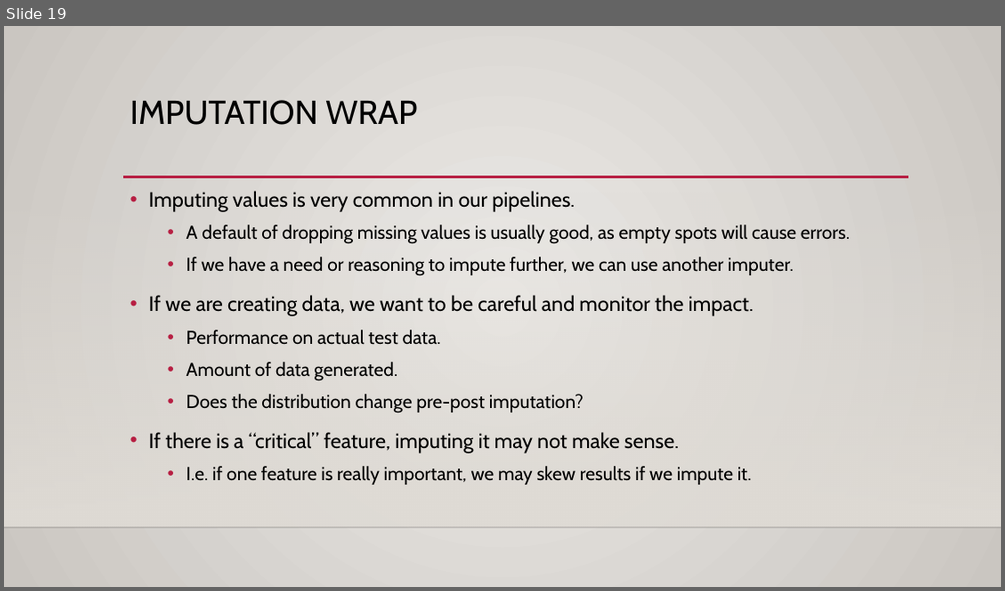
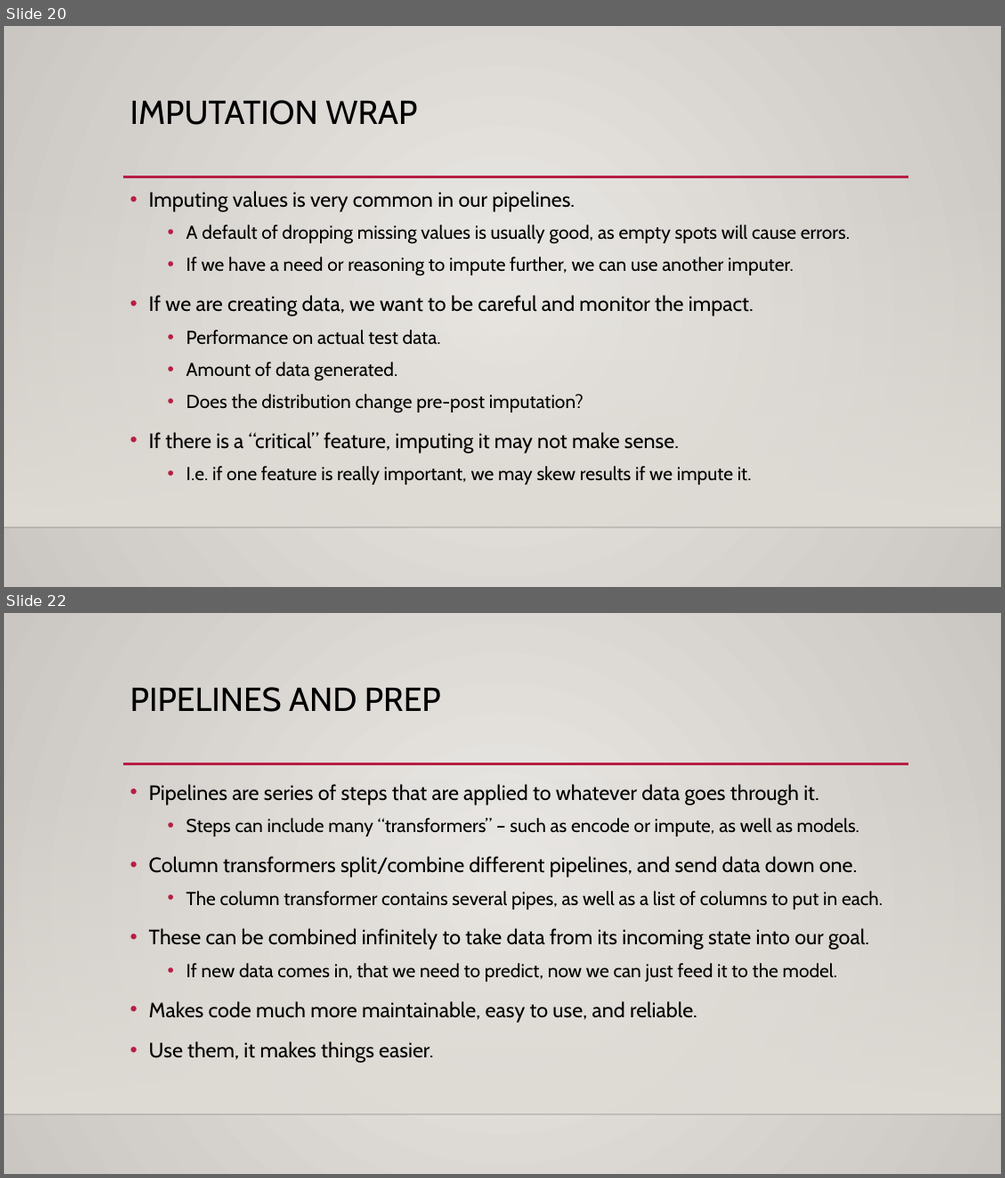
Before and after one commit to AkeemSemper/ML_for_Non_DS_Students, a slide deck: course_resources/slides/Used/014_pipelines.pptx. Shown one above the other, each under a label of ours: slide 19 before the commit, slides 20 and 22 after it; the slides between them are not shown. The pictures are 1005x591 and 1005x1178 pixels, drawn with LibreOffice and Linux fonts; fonts in the diff are those of the drawing; background and template pictures are left out. Boxes give left, top, right and bottom in pixels: in the first picture for what was removed or moved away, otherwise in the second. Text is boxed around its words. In the diff, an @@ line names an element or a change of style, - is before the commit and + after.

```diff
--- a/course_resources/slides/Used/014_pipelines.pptx
+++ b/course_resources/slides/Used/014_pipelines.pptx
@@ slide 22 added at (4,613,1001,1174), background gradient #ECEAE7 to #CAC7C1; not listed: 3 template elements that a slide beside it also shows @@
@@ title added at (130,687,441,712), 32 pt, text #000000 @@
+PIPELINES AND PREP
@@ text added at (149,784,882,1062), 20 pt, text #000000 @@
+• Pipelines are series of steps that are applied to whatever data goes through it.
+  • Steps can include many “transformers” – such as encode or impute, as well as models.
+• Column transformers split/combine different pipelines, and send data down one.
+  • The column transformer contains several pipes, as well as a list of columns to put in each.
+• These can be combined infinitely to take data from its incoming state into our goal.
+  • If new data comes in, that we need to predict, now we can just feed it to the model.
+• Makes code much more maintainable, easy to use, and reliable.
+• Use them, it makes things easier.
@@ what was slide 19 is now slide 20 @@
```
Also in this commit, not shown: 4 slides changed, 2 other slides added, 4 other files.
